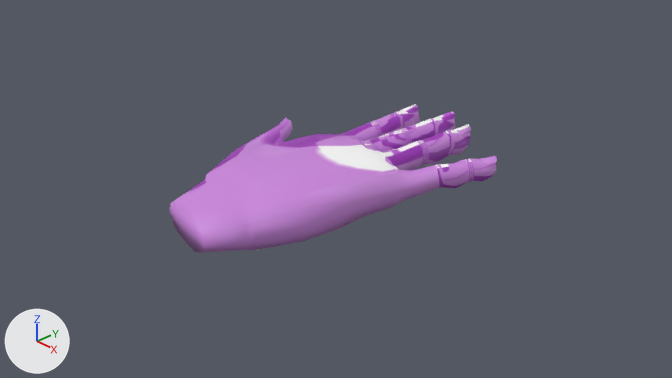
The Blender file Hand.blend: old version first, new version second.
Both versions are drawn from the file's camera 'Camera'. Lighting does not change. The marker at lower left points along +X, +Y and +Z.

Objects in the first picture: 'Hand'.
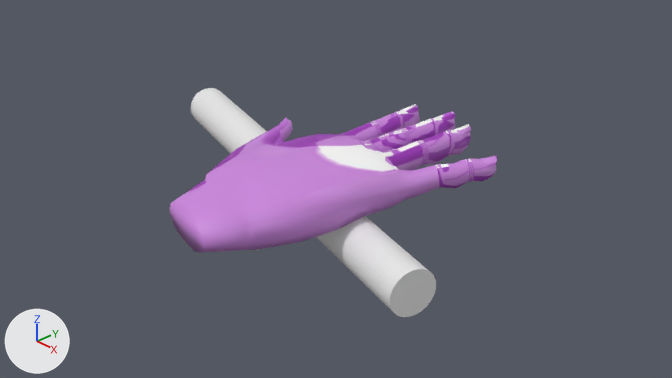
Patch to the scene script:
```diff
--- a/Hand.blend.py
+++ b/Hand.blend.py
@@ me_cylinder @@
+me_cylinder.from_pydata(...)  # a 32-sided cylinder along z spanning x -1.0..1.0, y -1.0..1.0, z -1.0..1.0
@@ ob_grabbingref @@
+ob_grabbingref = bpy.data.objects.new('GrabbingRef', me_cylinder)
+ob_grabbingref.location = (-0.603, -0.179, -0.126)
+ob_grabbingref.rotation_euler = (-1.554, 0.147, 1.312)  # degrees (-89, 8.4, 75)
+ob_grabbingref.scale = (0.277, 0.277, 2.8)
```

Location of each change, (x1, y1, x2, y2) in pixels of the pictures (672 x 378 px):
'GrabbingRef', added
    after: (191, 88, 436, 317)
